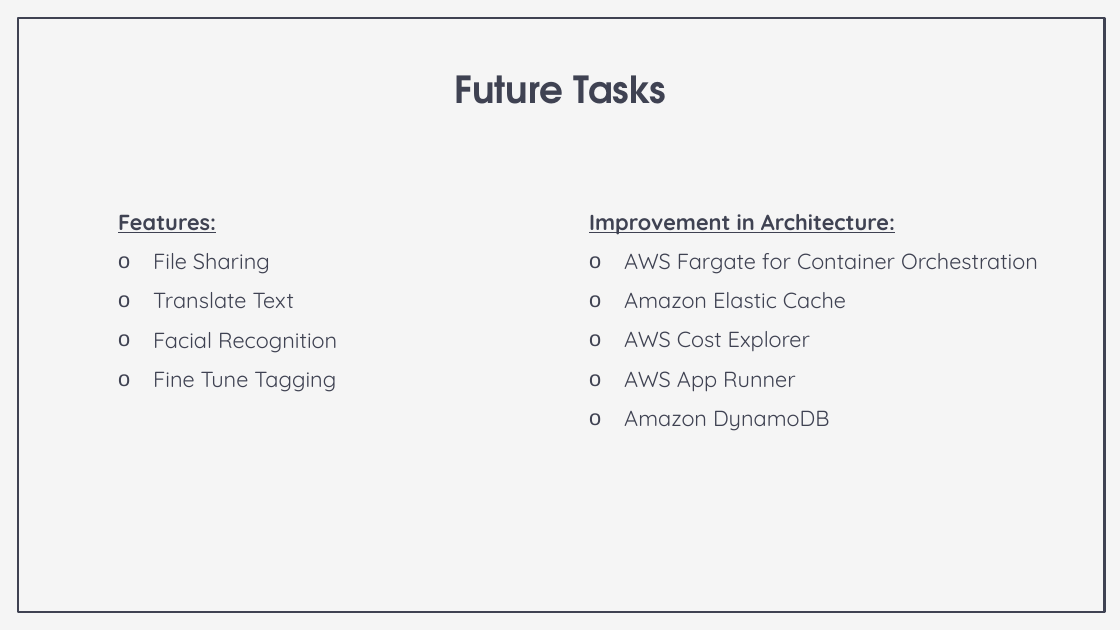
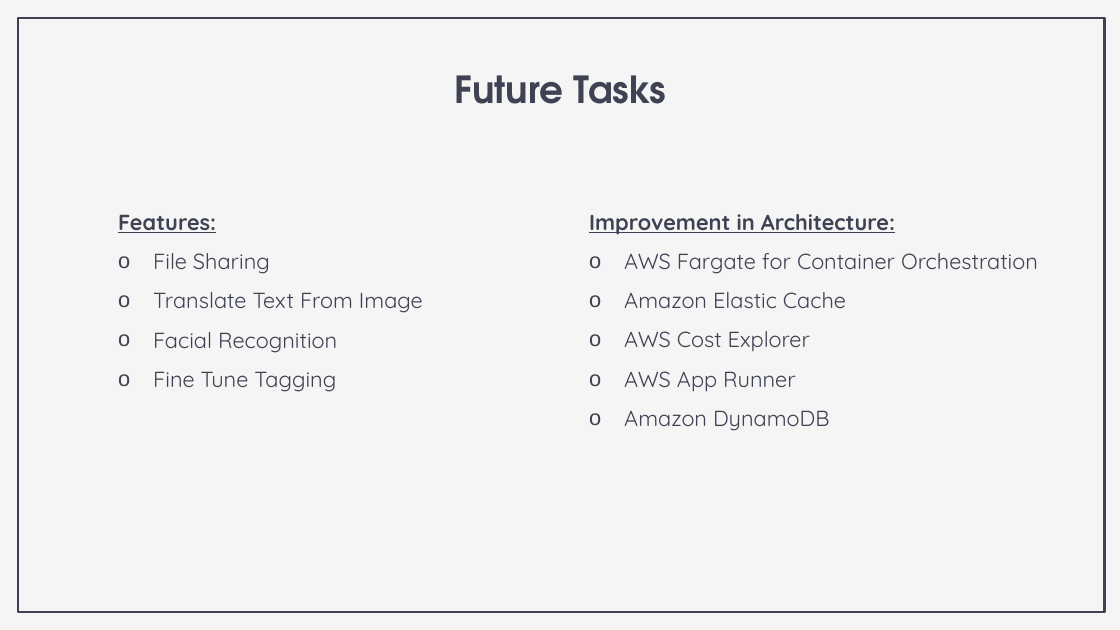
Before and after one commit to Harshil-V/CMPE281-Cloud-Project-2, a slide deck: slide 10 of CMPE281-Cloud-Project2.pptx (slide 9 before the commit). Drawn at 1120x630 pixels with LibreOffice and Linux fonts; fonts in the diff are those of the drawing. Boxes give left, top, right and bottom in pixels: in the first picture for what was removed or moved away, otherwise in the second. Text is boxed around its words. In the diff, an @@ line names an element or a change of style, - is before the commit and + after.

```diff
--- a/CMPE281-Cloud-Project2.pptx
+++ b/CMPE281-Cloud-Project2.pptx
@@ text at (x1=153, y1=292, x2=423, y2=313): text changed @@
-o Translate Text
+o Translate Text From Image
```
Also in this commit, not shown: 4 other slides changed, 1 slide added, 2 other files.
